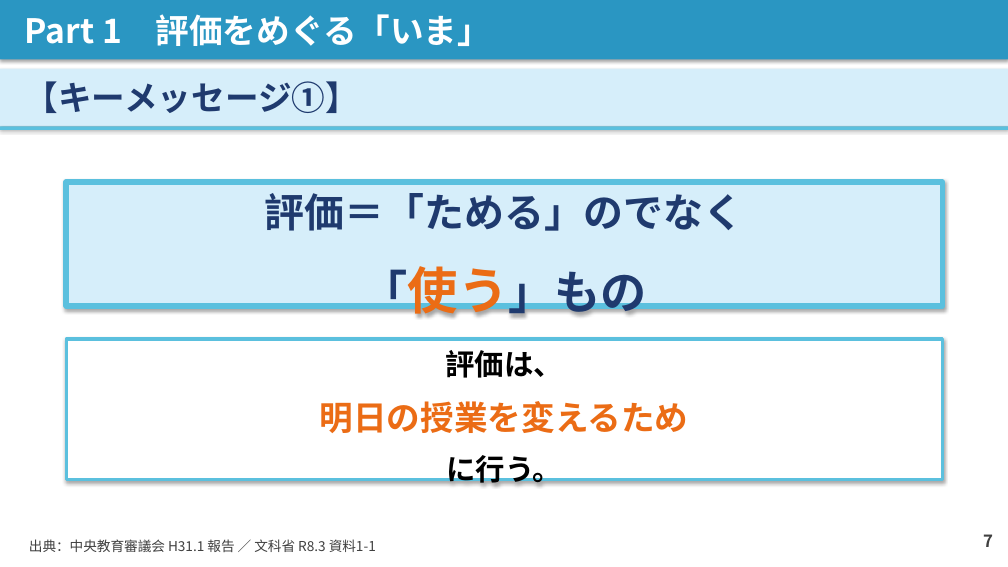
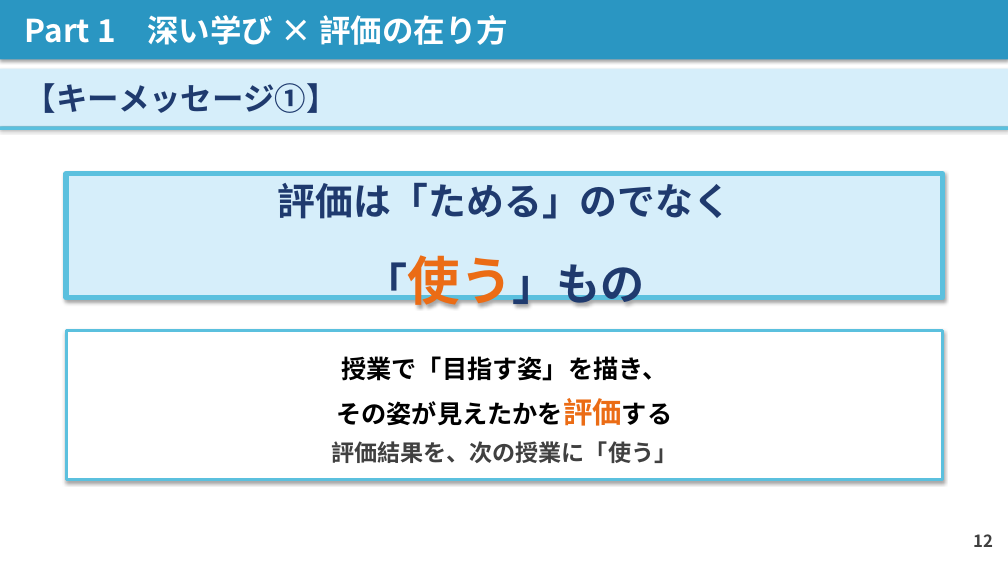
Before and after one commit to contynet730-star/con30, a slide deck: slide 12 of 講義スライド_石神井南中_20260603.pptx (slide 7 before the commit). Drawn at 1008x567 pixels with LibreOffice and Linux fonts; fonts in the diff are those of the drawing. Boxes give left, top, right and bottom in pixels: in the first picture for what was removed or moved away, otherwise in the second. Text is boxed around its words. In the diff, an @@ line names an element or a change of style, - is before the commit and + after.

```diff
--- a/講義スライド_石神井南中_20260603.pptx
+++ b/講義スライド_石神井南中_20260603.pptx
@@ text in rectangle at [25, 15, 508, 45]: text changed; size 32 to 30 pt @@
-Part 1 評価をめぐる「いま」
+Part 1 深い学び × 評価の在り方
@@ rectangle "【キーメッセージ①】" at [0, 69, 1008, 127]: size 32 to 30 pt @@
@@ rectangle "評価は「ためる」のでなく": place and size @@
-rectangle "評価は「ためる」のでなく" at [66, 182, 942, 306]
+rectangle "評価は「ためる」のでなく" at [66, 174, 942, 298]
@@ text in rectangle at [277, 183, 731, 219]: text changed; size 38 to 36 pt @@
-評価＝「ためる」のでなく
+評価は「ためる」のでなく
@@ text in rectangle at [364, 255, 645, 314]: size 44 to 42 pt, size 48 to 50 pt in "「使う」もの" @@
@@ rectangle "授業で「目指す姿」を描き、": place and size @@
-rectangle "授業で「目指す姿」を描き、" at [66, 339, 942, 479]
+rectangle "授業で「目指す姿」を描き、" at [66, 330, 942, 479]
@@ text in rectangle at [331, 356, 677, 463]: text changed; size 32 to 24 pt; text colour #EB6C15 to #000000 @@
-評価は、
-明日の授業を変えるため
-に行う。
+授業で「目指す姿」を描き、
+その姿が見えたかを評価する
+評価結果を、次の授業に「使う」
@@ text removed at [29, 539, 376, 552] @@
-出典：中央教育審議会 H31.1 報告 ／ 文科省 R8.3 資料1-1
@@ text at [973, 534, 993, 547]: text changed @@
-7
+12
```
Also in this commit, not shown: 16 other slides changed, 13 slides added, 13 slides removed, 1 other file.
